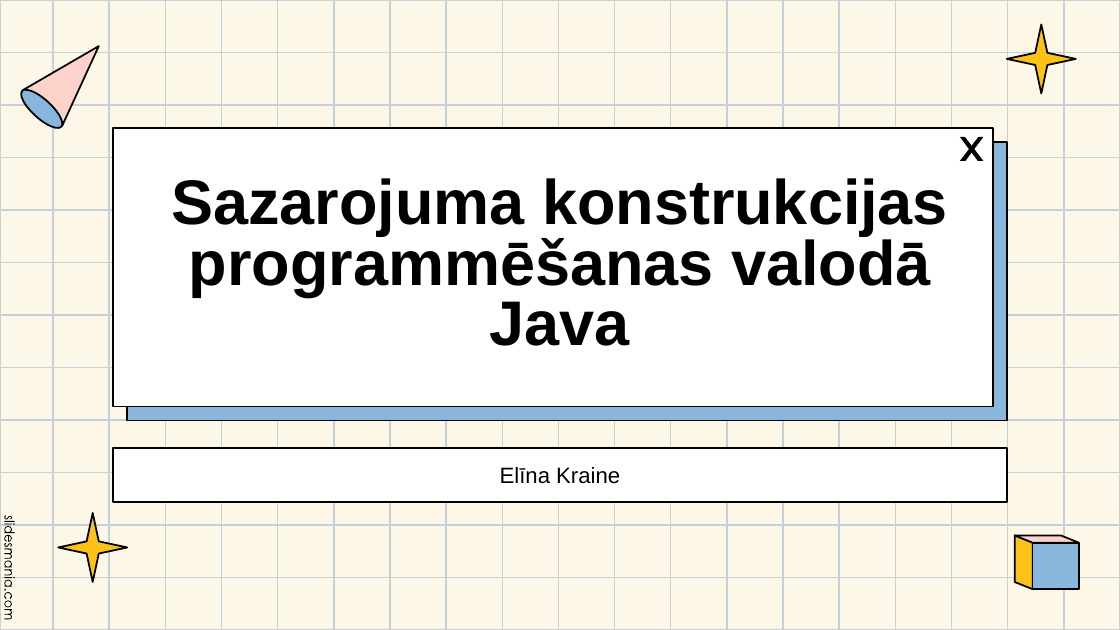
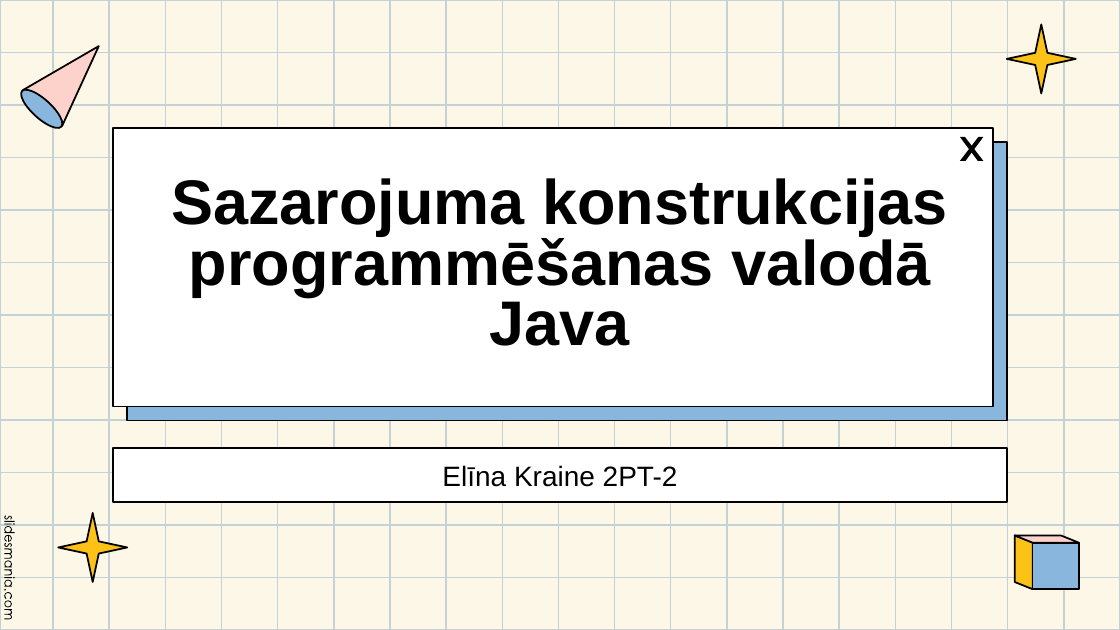
Before and after one commit to ElinaKraine/Sazarojumas-Konstrukcijas, a slide deck: slide 1 of prezentacija un uml/Kraine_Sazarojuma-konstrukcijas.pptx. Drawn at 1120x630 pixels with LibreOffice and Linux fonts; fonts in the diff are those of the drawing. Boxes give left, top, right and bottom in pixels: in the first picture for what was removed or moved away, otherwise in the second. Text is boxed around its words. In the diff, an @@ line names an element or a change of style, - is before the commit and + after.

```diff
--- a/prezentacija un uml/Kraine_Sazarojuma-konstrukcijas.pptx
+++ b/prezentacija un uml/Kraine_Sazarojuma-konstrukcijas.pptx
@@ subtitle at (442,465,678,487): text changed; size 19 to 24 pt @@
-Elīna Kraine
+Elīna Kraine 2PT-2
```
Also in this commit, not shown: 4 other slides changed, 3 slides added, 2 other files.
